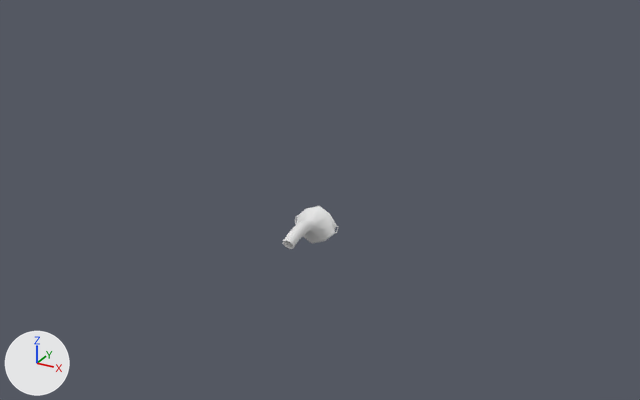
An edit to the Blender file blend/CannulaStraps/CannulaStraps.blend, drawn before and after from the same camera.
One viewpoint serves both versions: a 50 mm lens placed at (0.622, -0.519, 2.109), pointed at (0.282, 0.099, 1.8). Arrows for +X, +Y and +Z are at lower left; the lights stay in place.

The scene before the commit, as lines of its bpy script (objects in view):
```python
me_cube_001 = bpy.data.meshes.new('Cube.001')
me_cube_001.from_pydata(...)  # 258 vertices, 266 faces; spans x -0.0222..0.0222, y -0.0181..0.0215, z -0.0351..0.0212
me_cube_001.polygons.foreach_set('use_smooth', [True] * 266)
me_cube_001.materials.append(mat_cannula)  # white #e7e7e7
me_plane = bpy.data.meshes.new('Plane')
me_plane.from_pydata(...)  # 256 vertices, 252 faces; spans x -0.272..0.272, y -0.003..0.004, z -0.013..0.011
me_plane.polygons.foreach_set('use_smooth', [True] * 252)
# faces by material slot: [76, 176]
me_plane.materials.append(mat_cannulastrapsblueline)  # blue #5f92e7
me_plane.materials.append(mat_cannulastrapswhiteline)  # white #e7e7e7
ob_cannula_proxy = bpy.data.objects.new('Cannula_proxy', me_cube_001)
ob_cannula_proxy.location = (0.2665, 0.1046, 1.7665)
ob_cannula_proxy.rotation_euler = (1.967, 0.0, 3.142)  # degrees (113, 0, 180)
ob_cannulastraps = bpy.data.objects.new('CannulaStraps', me_plane)
ob_cannulastraps.location = (0.0, 0.0, 0.0)
ob_cannulastraps.hide_set(True)  # its collection is switched off
```
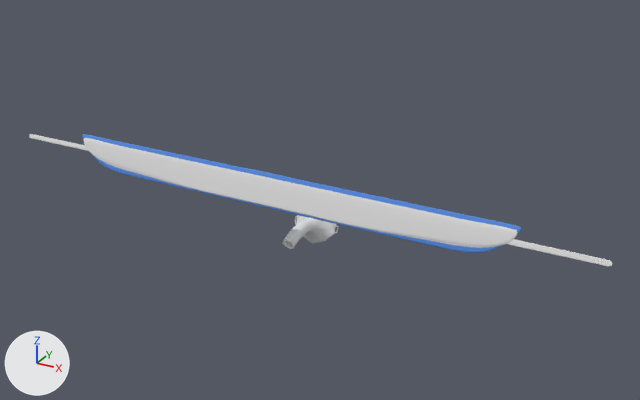
Boxes [x1, y1, x2, y2] around the edits, measured in the pictures (640 x 400 px):
'CannulaStraps', shown: after [29, 134, 613, 266]

The change in detail:
Object 'CannulaStraps' (ob_cannulastraps) is now shown.
Object 'CannulaStraps' (ob_cannulastraps) moves from (0.0, 0.0, 0.0) to (0.2666, 0.047, 1.8252).
Object 'CannulaStraps' (ob_cannulastraps) turns from (0, 0, 0) to (-1.1, 0, 0) degrees about x, y and z.
Object 'CannulaStraps' (ob_cannulastraps) is rescaled from (1.0, 1.0, 1.0) to (1.0, 1.05, 1.27).
Object 'CannulaStraps' (ob_cannulastraps) gains a SUBSURF modifier named 'Subsurf'.
